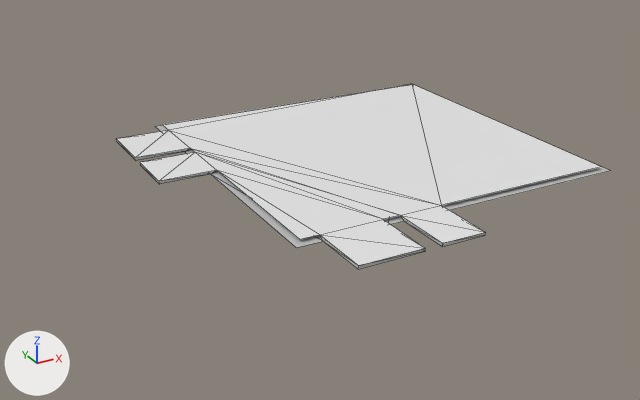
What one commit did to the OBJ model Items/Models/floor.obj.
Rendered twice from a 50 mm lens placed at (-45.9, -67.3, 29.0), pointed at (-12.2, -5.8, -1.7). The axes (+X, +Y, +Z) are drawn at lower left. The lights are the same throughout. Mesh edges are drawn as thin lines. Where no turn or scale is listed for an object, it has been applied to the vertices.

Names of what the first picture shows: 'floor'.
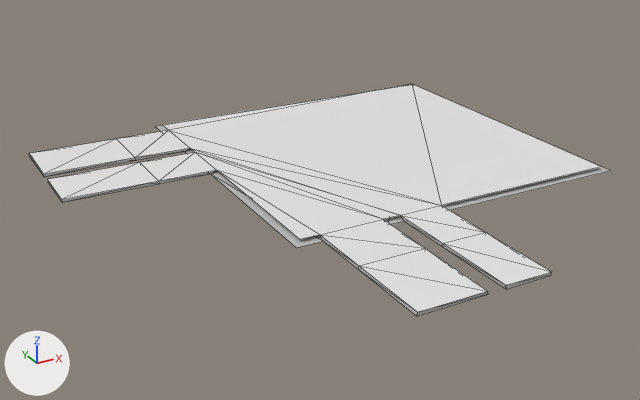
Changed parts and their boxes [x1, y1, x2, y2] in the pictures (640 x 400 px):
'floor', reshaped (18% wider, 25% taller)
    before: [116, 84, 610, 269]
    after: [29, 84, 610, 316]
part 1 of me_floor, built on
    before: [116, 139, 159, 184]
    after: [29, 139, 159, 203]
part 2 of me_floor, built on
    before: [358, 232, 486, 269]
    after: [358, 232, 552, 316]

The edits, one by one:
me_floor is used by ob_floor; location (0.0, 0.0, 0.0).
me_floor had 40 vertices, 60 faces and spanned x -24.2..11.9, y -20.6..15.5, z -0.3..0.0.
me_floor now has 56 vertices, 92 faces and spans x -32.4..11.9, y -27.7..15.5, z -0.3..0.0.
Part 1, on me_floor:
4 faces are deleted.
8 new vertices lie (-8.2, 0.0, 0.0) away from vertices in x -24.2, y 0.8..13.0, z -0.3..0.0.
16 new faces join them, mat_material_013 (light grey #c0c0c0).
4 new faces join them, mat_material_014 (its picture is missing).
Part 2, on me_floor:
4 faces are deleted.
8 new vertices lie (0.0, -7.1, 0.0) away from vertices in x -17.2..-6.1, y -20.6, z -0.3..0.0.
16 new faces join them, mat_material_013 (light grey #c0c0c0).
4 new faces join them, mat_material_014 (its picture is missing).
